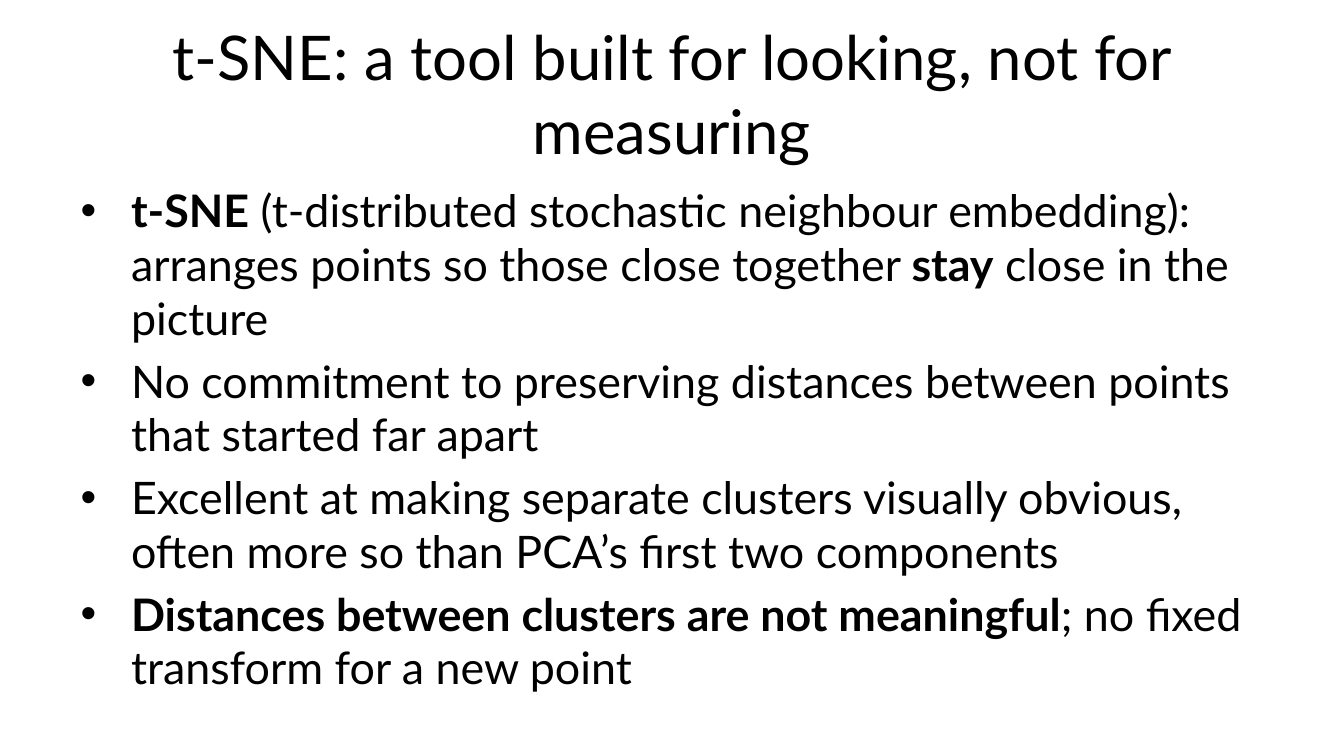
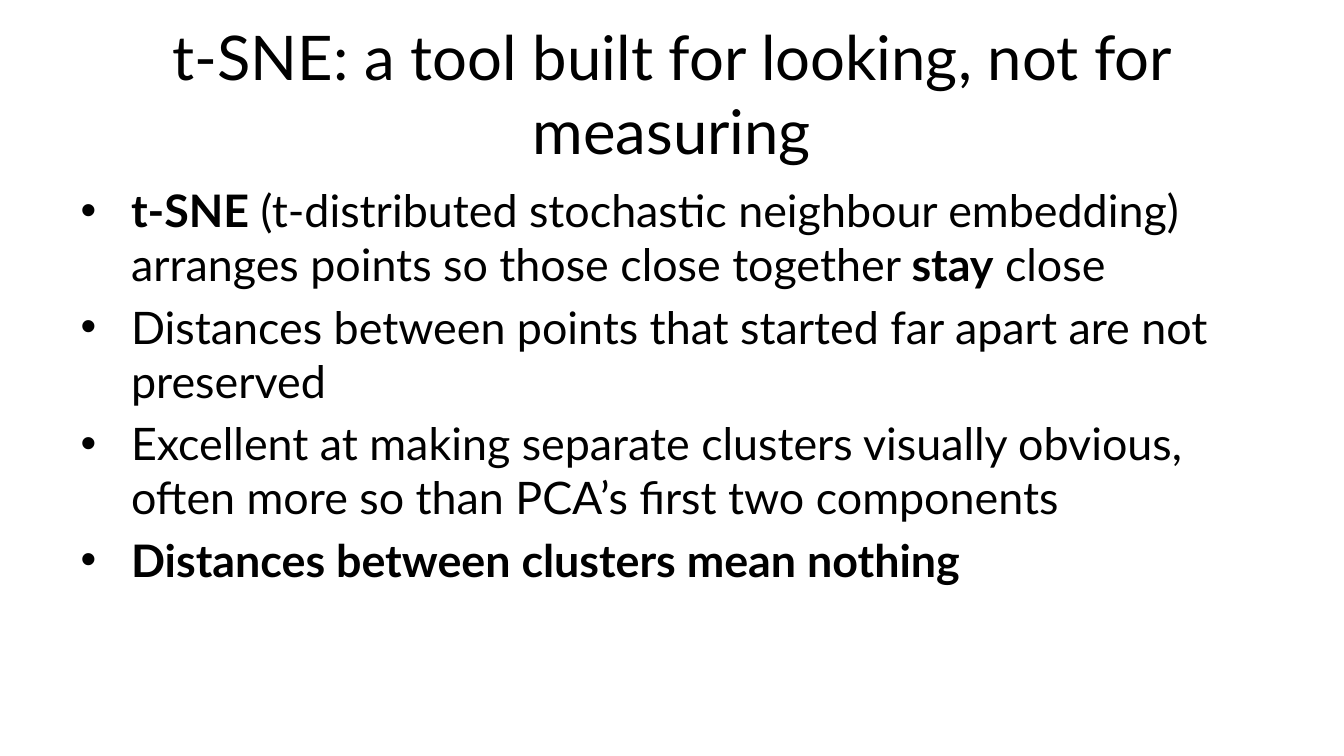
Before and after one commit to fabioantonini/technologies-for-artificial-intelligence, a slide deck: slide 60 of Lessons/08_unsupervised_learning/Slides/unsupervised_learning_slides.pptx. Drawn at 1344x756 pixels with LibreOffice and Linux fonts; fonts in the diff are those of the drawing; background and template pictures are left out. Boxes give left, top, right and bottom in pixels: in the first picture for what was removed or moved away, otherwise in the second. Text is boxed around its words. In the diff, an @@ line names an element or a change of style, - is before the commit and + after.

```diff
--- a/Lessons/08_unsupervised_learning/Slides/unsupervised_learning_slides.pptx
+++ b/Lessons/08_unsupervised_learning/Slides/unsupervised_learning_slides.pptx
@@ text at [131, 192, 1207, 406]: text changed @@
-• t-SNE (t-distributed stochastic neighbour embedding): arranges points so those close together stay close in the picture
-• No commitment to preserving distances between points that started far apart
+• t-SNE (t-distributed stochastic neighbour embedding) arranges points so those close together stay close
+• Distances between points that started far apart are not preserved
@@ text at [131, 543, 960, 585]: text changed @@
-• Distances between clusters are not meaningful; no fixed transform for a new point
+• Distances between clusters mean nothing
```
Also in this commit, not shown: 6 other slides changed, 12 other files.
